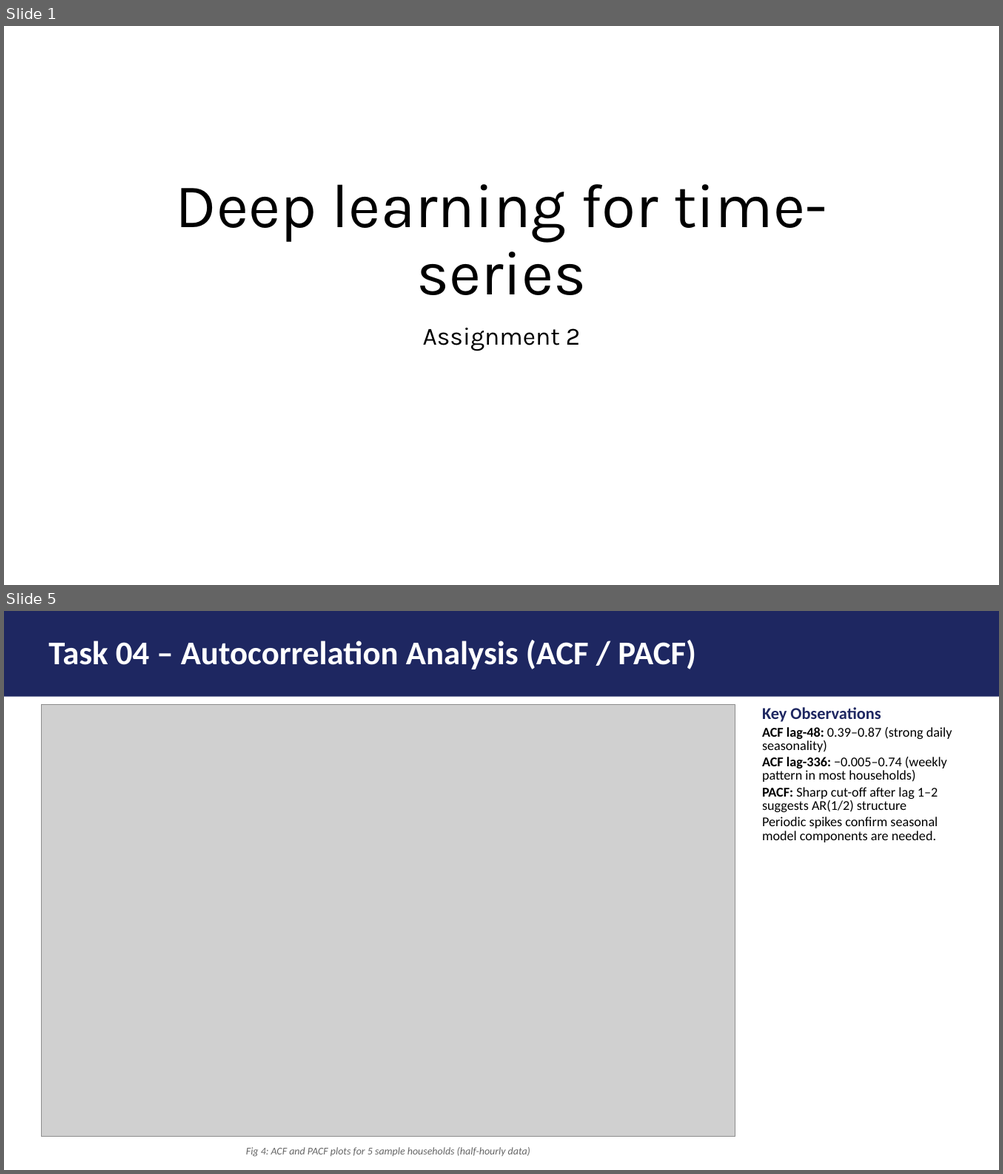
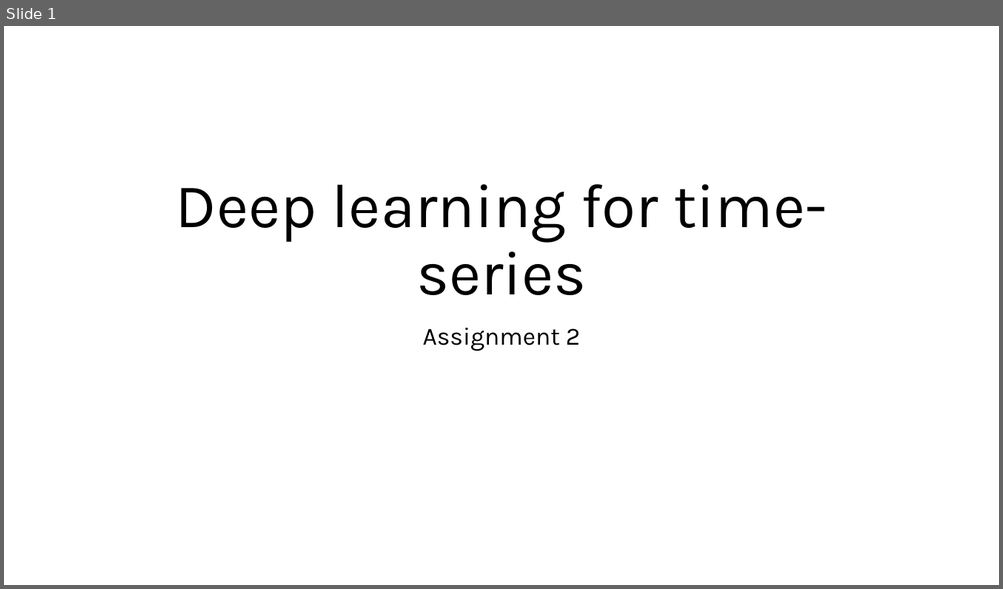
Before and after one commit to FVardi/PhD-Courses, a slide deck: Deep learning for time-series/Assignment 2/Presentation.pptx. Shown one above the other, each under a label of ours: slides 1 and 5 before the commit, slide 1 after it; the slides between them are not shown. The pictures are 1003x1174 and 1003x589 pixels, drawn with LibreOffice and Linux fonts; fonts in the diff are those of the drawing; grey boxes stand for pictures. Boxes give left, top, right and bottom in pixels: in the first picture for what was removed or moved away, otherwise in the second. Text is boxed around its words. In the diff, an @@ line names an element or a change of style, - is before the commit and + after.

```diff
--- a/Deep learning for time-series/Assignment 2/Presentation.pptx
+++ b/Deep learning for time-series/Assignment 2/Presentation.pptx
@@ slide 5 removed at (x1=4, y1=611, x2=999, y2=1170), background #FFFFFF @@
@@ rectangle removed at (x1=4, y1=611, x2=999, y2=697) @@
@@ title removed at (x1=48, y1=640, x2=696, y2=669) @@
-Task 04 – Autocorrelation Analysis (ACF / PACF)
@@ picture removed at (x1=41, y1=705, x2=735, y2=1138) @@
@@ text removed at (x1=762, y1=707, x2=952, y2=843) @@
-Key Observations
-ACF lag-48: 0.39–0.87 (strong daily seasonality)
-ACF lag-336: −0.005–0.74 (weekly pattern in most households)
-PACF: Sharp cut-off after lag 1–2 suggests AR(1/2) structure
-Periodic spikes confirm seasonal model components are needed.
@@ text removed at (x1=246, y1=1147, x2=530, y2=1157) @@
-Fig 4: ACF and PACF plots for 5 sample households (half-hourly data)
```
Also in this commit, not shown: 2 slides changed, 7 slides added, 4 other slides removed, 15 other files.
